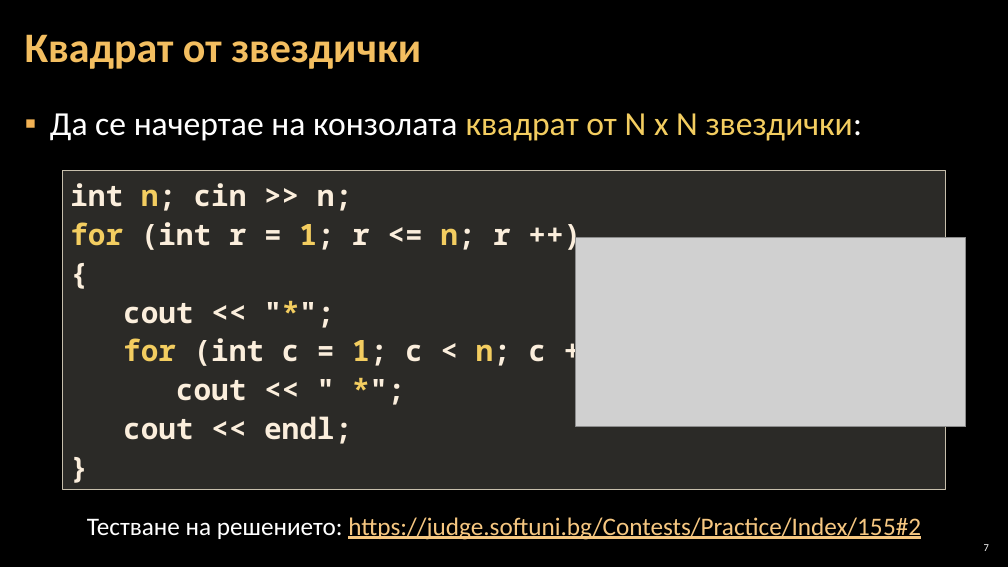
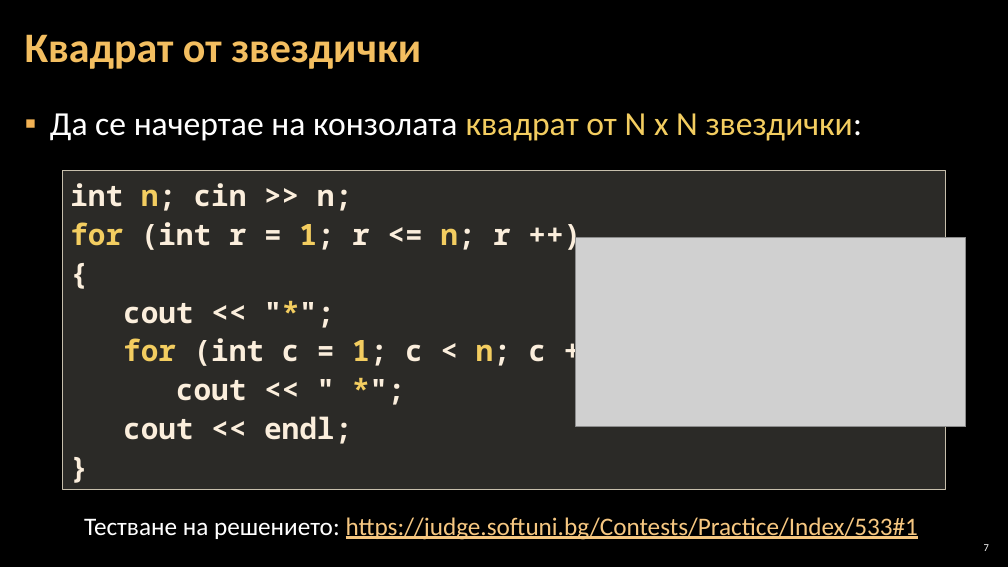
Before and after one commit to Software-University/C-plus-plus, a slide deck: slide 7 of 6. Drawing-with-Loops/6. Drawing-with-Loops.pptx. Drawn at 1008x567 pixels with LibreOffice and Linux fonts; fonts in the diff are those of the drawing; grey boxes stand for pictures; background and template pictures are left out. Boxes give left, top, right and bottom in pixels: in the first picture for what was removed or moved away, otherwise in the second. Text is boxed around its words. In the diff, an @@ line names an element or a change of style, - is before the commit and + after.

Commit message:
6-th lecture is fixed

```diff
--- a/6. Drawing-with-Loops/6. Drawing-with-Loops.pptx
+++ b/6. Drawing-with-Loops/6. Drawing-with-Loops.pptx
@@ text at <box>84,517,918,540</box>: text changed @@
-Тестване на решението: https://judge.softuni.bg/Contests/Practice/Index/155#2
+Тестване на решението: https://judge.softuni.bg/Contests/Practice/Index/533#1
```
Also in this commit, not shown: 9 other slides changed.
